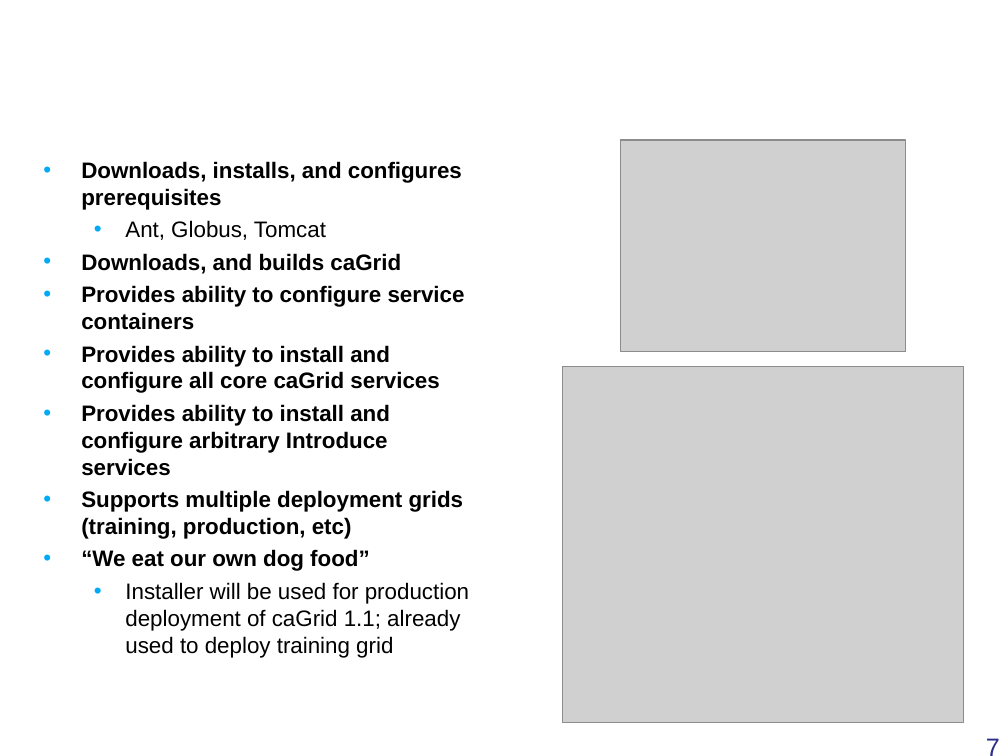
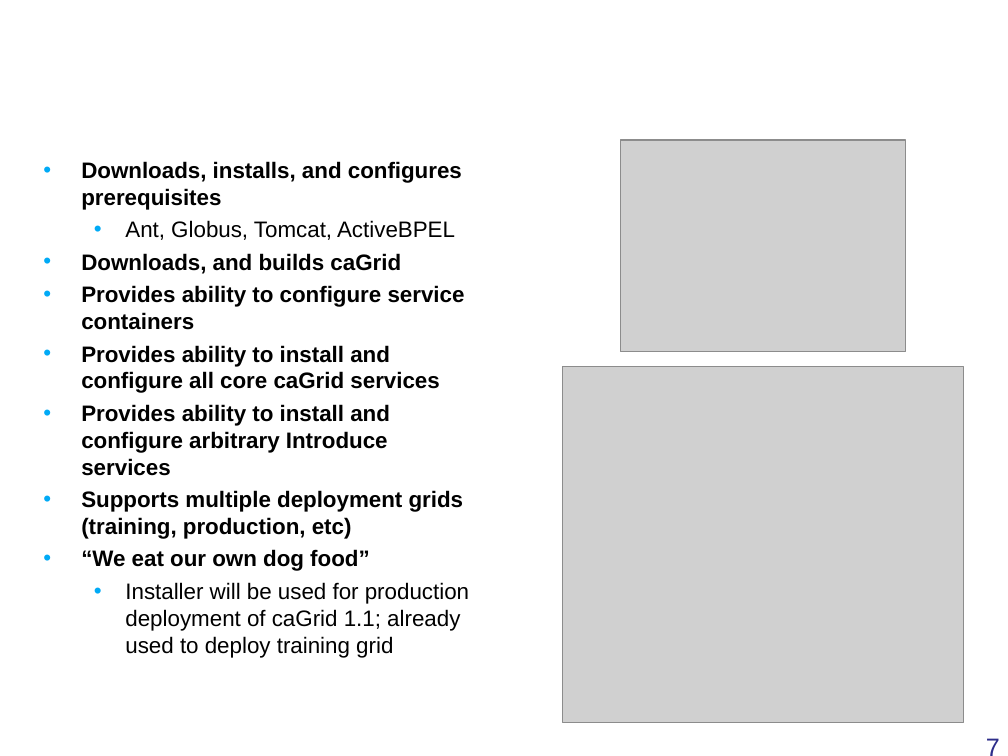
Before and after one commit to NCIP/cagrid-docs, a slide deck: slide 7 of presentations/200708_VCDE_ARCH/20070806_Day1_caGrid_Demos_and_Training.ppt. Drawn at 1008x756 pixels with LibreOffice and Linux fonts; fonts in the diff are those of the drawing; grey boxes stand for pictures; background and template pictures are left out. Boxes give left, top, right and bottom in pixels: in the first picture for what was removed or moved away, otherwise in the second. Text is boxed around its words. In the diff, an @@ line names an element or a change of style, - is before the commit and + after.

```diff
--- a/presentations/200708_VCDE_ARCH/20070806_Day1_caGrid_Demos_and_Training.ppt
+++ b/presentations/200708_VCDE_ARCH/20070806_Day1_caGrid_Demos_and_Training.ppt
@@ text at [125,220,455,240]: text changed @@
-  • Ant, Globus, Tomcat
+  • Ant, Globus, Tomcat, ActiveBPEL
```
Also in this commit, not shown: 1 other slide changed, 1 other file.
